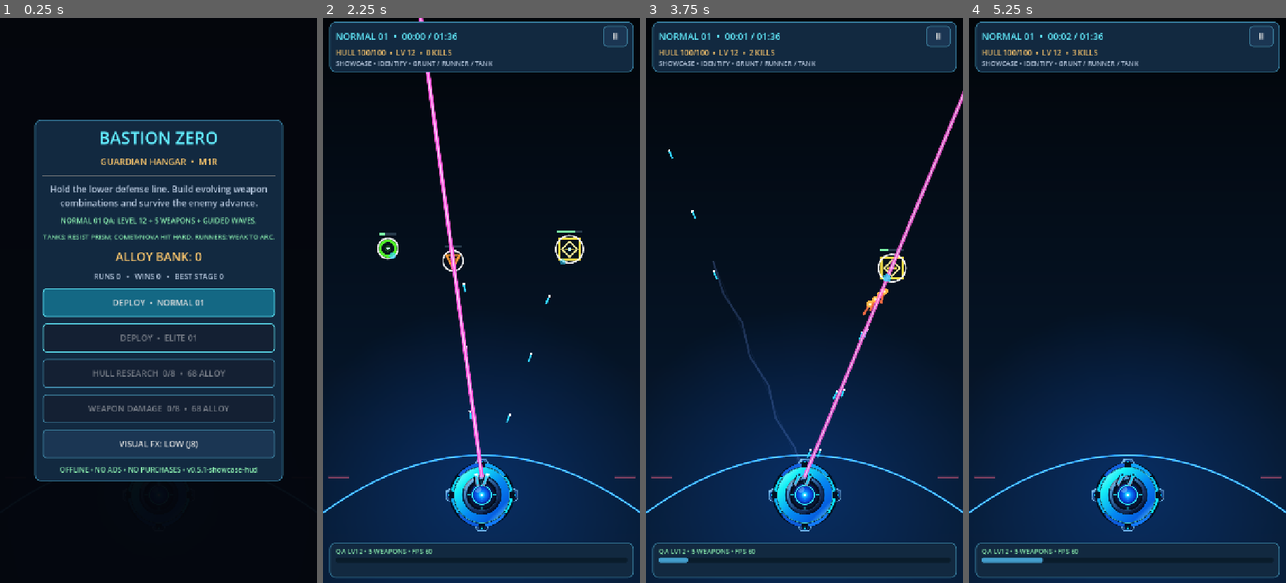
Above: before the commit, frames 1-4 (left to right).
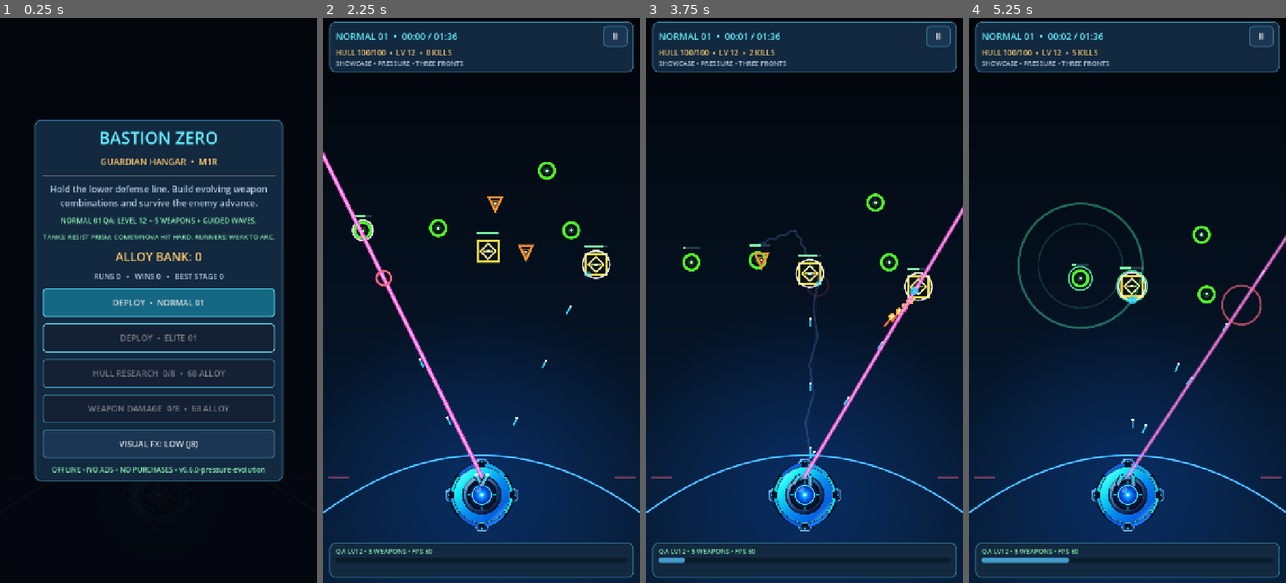
Above: after the commit, the same moments.

Repository: dante-souza/bastion_zero
Game: Godot game, scene res://scenes/main.tscn
Same seed, same stepped clock (60 frames per second), same inputs: the game is played once before the commit and once after it.
Inputs:
- Up to frame 1 (0.25 s): no input
- Up to frame 2 (2.25 s): click "DEPLOY • NORMAL 01" at 0.5 s; click "II" at 1.25 s; click "RESUME" at 2 s
- Up to frame 3 (3.75 s): click "II" at 2.75 s; click "RESUME" at 3.5 s
- Up to frame 4 (5.25 s): click "II" at 4.25 s; click "RESUME" at 5 s

The runs differ from the first frame. In frame 1, 0.5% of the frame differs, in the area x 16-84%, y 79-81%; in frame 2, 4.0%, in the area x 0-91%, y 0-83%; in frame 3, 4.0%; in frame 4, 2.7%.

Commit message:
feat(showcase): dense six-beat enemy assault with faster tougher threats

Diff:
--- a/scripts/arena.gd
+++ b/scripts/arena.gd
@@ -182,7 +182,10 @@
         if elapsed < GameCatalog.stage_duration(stage) and _spawn_timer <= 0.0:
             _spawn_formation()
             var progress: float = minf(1.0, elapsed / GameCatalog.stage_duration(stage))
-            _spawn_timer = maxf(1.30, 2.55 - 0.74 * progress - float(stage - 1) * 0.24) * rng.randf_range(0.85, 1.15)
+            if showcase_active:
+                _spawn_timer = GameCatalog.SHOWCASE_FORMATION_INTERVAL * rng.randf_range(0.90, 1.10)
+            else:
+                _spawn_timer = maxf(1.30, 2.55 - 0.74 * progress - float(stage - 1) * 0.24) * rng.randf_range(0.85, 1.15)
     if stage == 2 and not _elite_spawned and elapsed > GameCatalog.stage_duration(stage) * 0.60:
         _elite_spawned = true
         _spawn_enemy("elite", 360.0, 155.0)
@@ -273,10 +276,15 @@
             hit = 28.0
             reward_xp = 95
     var scaling: float = 1.0 + (stage - 1) * 0.33 + (elapsed / GameCatalog.stage_duration(stage)) * 0.55
-    # Extra HP ONLY for scripted visual targets, so Lv12's real attacks
-    # do not erase them before a human can recognize their silhouettes.
-    if intro_only and showcase_active and kind != "elite":
-        scaling *= GameCatalog.SHOWCASE_INTRO_HP_SCALE
+    # Stress-test pressure is isolated to NORMAL 01's opt-in QA deployment.
+    # Standard and ELITE stages retain untouched HP, speed and breach damage.
+    if showcase_active:
+        scaling *= GameCatalog.SHOWCASE_HP_SCALE
+        speed *= GameCatalog.SHOWCASE_SPEED_SCALE
+        hit *= GameCatalog.SHOWCASE_DAMAGE_SCALE
+        if intro_only:
+            scaling *= (GameCatalog.SHOWCASE_ELITE_HP_SCALE
+                if kind == "elite" else GameCatalog.SHOWCASE_INTRO_HP_SCALE)
     enemies.append({
         "id": next_enemy_id, "kind": kind, "pos": Vector2(x, y),
         "origin_x": x, "hp": hp * scaling, "max_hp": hp * scaling,
--- a/scripts/game_catalog.gd
+++ b/scripts/game_catalog.gd
@@ -2,48 +2,110 @@
 extends RefCounted
 
 ## Bastion Zero's original combat balance; no third-party game resources.
-const GAME_VERSION := "0.5.1-showcase-hud"
-## D.1: temporary, isolated visual-QA progression for NORMAL 01 only.
-## Does not change any normal run or ELITE 01 gameplay.
+const GAME_VERSION := "0.6.0-pressure-evolution"
+## Phase F: temporary stress showcase on NORMAL 01 only. Not production balance.
 const STAGE_ONE_SHOWCASE := true
 const SHOWCASE_START_LEVEL := 12
 const SHOWCASE_LOADOUT := {
     "gun": 4, "beam": 2, "volley": 2, "arc": 2, "nova": 2,
     "rate": 1, "power": 1, "reach": 1
 }
-const SHOWCASE_ELITE_TIME := 20.0
-const SHOWCASE_FORMATIONS_START := 24.0
-const SHOWCASE_INTRO_HP_SCALE := 3.0
+const SHOWCASE_ELITE_TIME := 18.0
+const SHOWCASE_FORMATIONS_START := 12.0
+const SHOWCASE_HP_SCALE := 1.65
+const SHOWCASE_INTRO_HP_SCALE := 2.8
+const SHOWCASE_ELITE_HP_SCALE := 2.0
+const SHOWCASE_SPEED_SCALE := 1.18
+const SHOWCASE_DAMAGE_SCALE := 1.35
+const SHOWCASE_FORMATION_INTERVAL := 1.20
 const SHOWCASE_SCRIPT := [
     {
-        "at": 0.0, "label": "IDENTIFY • GRUNT / RUNNER / TANK",
-        "spawns": [
-            ["grunt", 145.0, 445.0], ["runner", 360.0, 415.0],
-            ["tank", 565.0, 470.0]
-        ]
-    },
-    {
-        "at": 4.0, "label": "ARC RELAY • RUNNER PAIR",
-        "spawns": [
-            ["runner", 260.0, 350.0], ["runner", 465.0, 350.0]
-        ]
-    },
-    {
-        "at": 8.0, "label": "PRISM + COMET • ARMOR",
-        "spawns": [
-            ["tank", 235.0, 340.0], ["tank", 475.0, 355.0]
-        ]
-    },
-    {
-        "at": 12.0, "label": "NOVA • MIXED CLUSTER",
-        "spawns": [
-            ["grunt", 250.0, 360.0], ["runner", 310.0, 340.0],
-            ["grunt", 395.0, 350.0], ["tank", 455.0, 390.0]
-        ]
-    },
-    {
-        "at": 20.0, "label": "ELITE • VISUAL TARGET",
-        "spawns": [["elite", 360.0, 240.0]]
+        "at": 0.0, "label": "PRESSURE • THREE FRONTS",
+        "spawns": [
+            ["grunt", 95.0, 390.0],
+            ["runner", 185.0, 430.0],
+            ["grunt", 270.0, 385.0],
+            ["tank", 370.0, 465.0],
+            ["runner", 455.0, 370.0],
+            ["grunt", 550.0, 390.0],
+            ["tank", 625.0, 495.0],
+            ["runner", 325.0, 260.0],
+            ["grunt", 510.0, 255.0]
+        ]
+    },
+    {
+        "at": 4.0, "label": "SWARM • FAST FLANKS",
+        "spawns": [
+            ["runner", 85.0, 295.0],
+            ["runner", 170.0, 325.0],
+            ["runner", 245.0, 300.0],
+            ["grunt", 315.0, 350.0],
+            ["grunt", 410.0, 335.0],
+            ["runner", 500.0, 290.0],
+            ["runner", 575.0, 315.0],
+            ["runner", 650.0, 295.0]
+        ]
+    },
+    {
+        "at": 8.0, "label": "SIEGE • ARMORED WALL",
+        "spawns": [
+            ["tank", 90.0, 350.0],
+            ["tank", 190.0, 365.0],
+            ["tank", 290.0, 325.0],
+            ["tank", 395.0, 335.0],
+            ["tank", 495.0, 360.0],
+            ["tank", 605.0, 340.0],
+            ["grunt", 140.0, 240.0],
+            ["runner", 350.0, 270.0],
+            ["grunt", 555.0, 240.0],
+            ["runner", 640.0, 255.0]
+        ]
+    },
+    {
+        "at": 12.0, "label": "OVERRUN • MIXED SWARM",
+        "spawns": [
+            ["grunt", 88.0, 370.0],
+            ["runner", 155.0, 355.0],
+            ["tank", 225.0, 365.0],
+            ["grunt", 290.0, 350.0],
+            ["runner", 355.0, 345.0],
+            ["grunt", 420.0, 360.0],
+            ["tank", 490.0, 355.0],
+            ["runner", 555.0, 370.0],
+            ["grunt", 630.0, 360.0],
+            ["runner", 220.0, 220.0],
+            ["runner", 430.0, 230.0],
+            ["tank", 350.0, 220.0]
+        ]
+    },
+    {
+        "at": 18.0, "label": "ELITE • ESCORTED ASSAULT",
+        "spawns": [
+            ["elite", 360.0, 225.0],
+            ["runner", 105.0, 260.0],
+            ["runner", 195.0, 290.0],
+            ["grunt", 260.0, 315.0],
+            ["tank", 465.0, 315.0],
+            ["runner", 530.0, 290.0],
+            ["runner", 625.0, 260.0],
+            ["grunt", 145.0, 360.0],
+            ["grunt", 575.0, 365.0]
+        ]
+    },
+    {
+        "at": 22.0, "label": "COUNTERATTACK • DOUBLE FLANK",
+        "spawns": [
+            ["runner", 90.0, 285.0],
+            ["runner", 160.0, 310.0],
+            ["grunt", 235.0, 325.0],
+            ["tank", 315.0, 340.0],
+            ["tank", 415.0, 335.0],
+            ["grunt", 485.0, 315.0],
+            ["runner", 555.0, 300.0],
+            ["runner", 635.0, 285.0],
+            ["grunt", 270.0, 230.0],
+            ["grunt", 440.0, 235.0]
+        ]
     }
 ]
 const WORLD_SIZE := Vector2(720.0, 1280.0)
--- a/tests/test_smoke.gd
+++ b/tests/test_smoke.gd
@@ -31,39 +31,54 @@
     var lightning_full: PackedVector2Array = WeaponEffects.lightning_points(Vector2(10, 20), Vector2(210, 220), false)
     _expect(lightning_low.size() < lightning_full.size(), "J8 low-FX lightning uses fewer vertices")
     _expect(lightning_full[0] == Vector2(10, 20) and lightning_full[lightning_full.size() - 1] == Vector2(210, 220), "lightning shares exact real chain endpoints")
-    _expect(GameCatalog.STAGE_ONE_SHOWCASE and GameCatalog.SHOWCASE_START_LEVEL == 12, "NORMAL 01 D.1 starts at level 12 for visual QA")
-    _expect(GameCatalog.SHOWCASE_SCRIPT.size() == 5 and GameCatalog.SHOWCASE_ELITE_TIME == 20.0, "five timed visual beats with elite at 20 sec")
-    _expect(GameCatalog.SHOWCASE_FORMATIONS_START >= 24.0, "ordinary formations wait until after scripted showcase")
+    _expect(GameCatalog.STAGE_ONE_SHOWCASE and GameCatalog.SHOWCASE_START_LEVEL == 12,
+        "pressure QA starts at level 12")
+    _expect(GameCatalog.SHOWCASE_SCRIPT.size() == 6 and GameCatalog.SHOWCASE_ELITE_TIME == 18.0,
+        "six deterministic pressure encounters with earlier escorted elite")
+    _expect(GameCatalog.SHOWCASE_FORMATIONS_START == 12.0 and GameCatalog.SHOWCASE_FORMATION_INTERVAL <= 1.2,
+        "normal formations overlap the second half of QA encounters")
+    _expect(GameCatalog.SHOWCASE_HP_SCALE > 1.0 and GameCatalog.SHOWCASE_SPEED_SCALE > 1.0
+        and GameCatalog.SHOWCASE_DAMAGE_SCALE > 1.0, "showcase challenges both offense and defense")
     var preview := Arena.new()
     root.add_child(preview)
     preview.begin_run({}, 1, true, true)
-    _expect(preview.showcase_active and preview.level == GameCatalog.SHOWCASE_START_LEVEL, "showcase initializes higher player level immediately")
-    _expect(preview.enemies.size() == 3 and String(preview.enemies[2]["kind"]) == "tank", "showcase starts with mixed visible enemies")
-    _expect(preview.showcase_script_index == 1 and not preview.showcase_regular_spawns_unlocked, "only first scripted beat starts immediately")
-    _expect(int(preview.levels["gun"]) == 4 and int(preview.levels["rate"]) == 1 and int(preview.levels["reach"]) == 1, "showcase grants enhanced Sentinel and support systems")
-    var preview_hp: float = float(preview.enemies[0]["hp"])
-    _expect(preview_hp > 29.0 * 2.5, "intro targets have temporary durability to remain visible")
+    _expect(preview.showcase_active and preview.level == 12 and preview.showcase_script_index == 1,
+        "QA deployment starts with first pressure wave")
+    _expect(preview.enemies.size() == 9 and not preview.showcase_regular_spawns_unlocked,
+        "nine differentiated threats are immediately visible")
+    _expect(int(preview.levels["gun"]) == 4 and int(preview.levels["beam"]) == 2
+        and int(preview.levels["volley"]) == 2 and int(preview.levels["arc"]) == 2
+        and int(preview.levels["nova"]) == 2, "five strong starting weapon ranks remain")
+    _expect(float(preview.enemies[0]["hp"]) > 29.0 * 4.0,
+        "scripted grunt has enough HP for powerful weapons")
+    _expect(float(preview.enemies[0]["speed"]) > 82.0 and
+        float(preview.enemies[0]["damage"]) > 7.0, "QA foes move faster and hit harder")
     preview.elapsed = 4.0
     preview._tick_showcase_script()
-    _expect(preview.showcase_script_index == 2 and preview.enemies.size() == 5, "4 sec runner pair arrives without normal formations")
+    _expect(preview.enemies.size() == 17 and preview.showcase_script_index == 2, "eight fast flankers at second four")
     preview.elapsed = 8.0
     preview._tick_showcase_script()
-    _expect(preview.showcase_script_index == 3 and preview.enemies.size() == 7, "8 sec tank pair introduced")
+    _expect(preview.enemies.size() == 27 and preview.showcase_script_index == 3, "armored formation reaches 27 threats")
     preview.elapsed = 12.0
     preview._tick_showcase_script()
-    _expect(preview.showcase_script_index == 4 and preview.enemies.size() == 11, "12 sec mixed cluster introduced")
-    _expect(int(preview.levels["gun"]) >= 3 and int(preview.levels["beam"]) > 0 and int(preview.levels["volley"]) > 0 and int(preview.levels["arc"]) > 0 and int(preview.levels["nova"]) > 0, "showcase starts with all five active weapons")
-    preview.elapsed = GameCatalog.SHOWCASE_ELITE_TIME
-    preview._tick_showcase_script()
-    _expect(preview._showcase_elite_spawned and preview.showcase_script_index == 5
-        and preview.enemies.any(func(e: Dictionary) -> bool: return e["kind"] == "elite"),
-        "20 sec beat introduces the real elite once")
-    preview._tick_showcase_script()
-    _expect(preview.showcase_script_index == 5, "no duplicate elite after beat completes")
-    preview.elapsed = 24.0
-    preview._tick_showcase_script()
-    _expect(preview.showcase_regular_spawns_unlocked and is_equal_approx(preview._spawn_timer, 0.55),
-        "standard formations resume after 24 sec")
+    _expect(preview.enemies.size() == 39 and preview.showcase_script_index == 4
+        and preview.showcase_regular_spawns_unlocked, "swarm pressure and standard formations overlap")
+    preview.elapsed = 18.0
+    preview._tick_showcase_script()
+    _expect(preview.enemies.size() == 48 and preview.showcase_script_index == 5
+        and preview._showcase_elite_spawned, "elite enters with escorts")
+    var boss_count := 0
+    for enemy in preview.enemies:
+        if String(enemy["kind"]) == "elite":
+            boss_count += 1
+            _expect(float(enemy["max_hp"]) > 900.0 * 2.5, "QA elite survives long enough to inspect")
+    _expect(boss_count == 1, "scripted pressure spawns exactly one elite")
+    preview.elapsed = 22.0
+    preview._tick_showcase_script()
+    _expect(preview.enemies.size() == 58 and preview.showcase_script_index == 6,
+        "second flank brings authored pressure to 58 enemies before regular formations")
+    preview._tick_showcase_script()
+    _expect(preview.enemies.size() == 58 and boss_count == 1, "no duplicate scripted encounters")
     preview.queue_free()
     var normal_preview := Arena.new()
     root.add_child(normal_preview)
Not shown, changed: README.md
